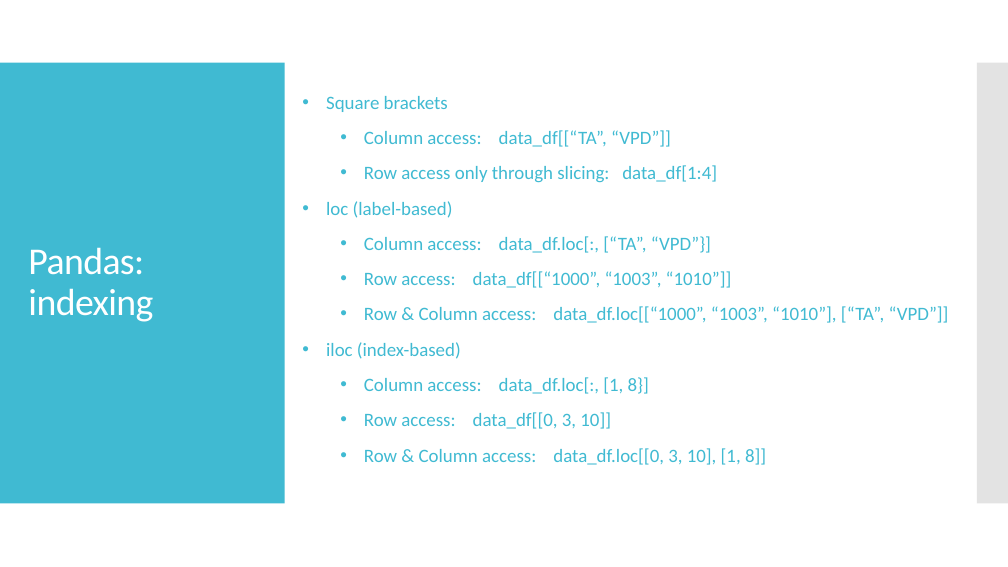
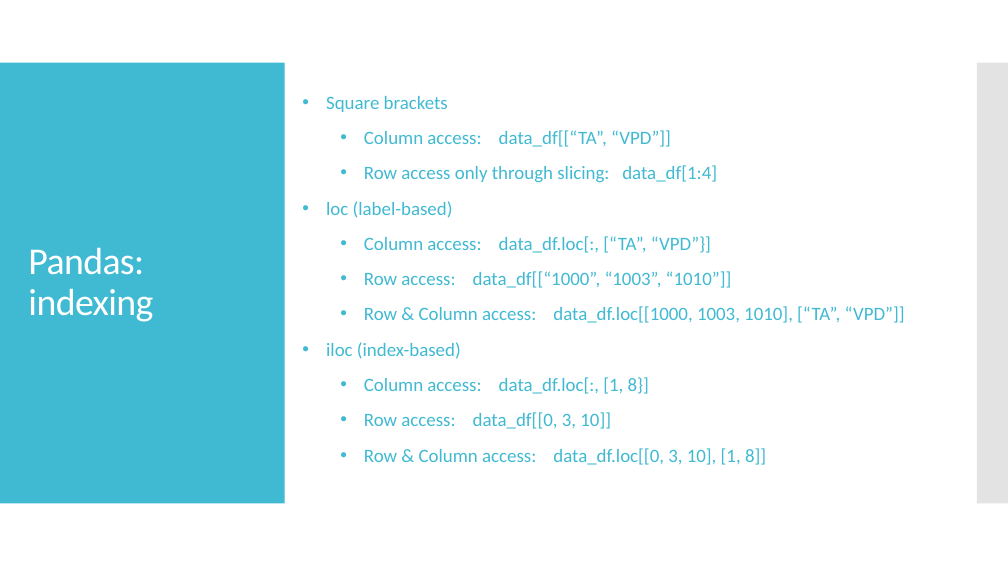
Before and after one commit to nmacbean/GEOG-G489-589, a slide deck: slide 7 of Exercise 5: Loops/09.16.2019_G489589_Loops.pptx. Drawn at 1008x567 pixels with LibreOffice and Linux fonts; fonts in the diff are those of the drawing. Boxes give left, top, right and bottom in pixels: in the first picture for what was removed or moved away, otherwise in the second. Text is boxed around its words. In the diff, an @@ line names an element or a change of style, - is before the commit and + after.

```diff
--- a/Exercise 5: Loops/09.16.2019_G489589_Loops.pptx
+++ b/Exercise 5: Loops/09.16.2019_G489589_Loops.pptx
@@ text at (x1=364, y1=306, x2=905, y2=323): text changed @@
-  • Row & Column access: data_df.loc[[“1000”, “1003”, “1010”], [“TA”, “VPD”]]
+  • Row & Column access: data_df.loc[[1000, 1003, 1010], [“TA”, “VPD”]]
```
